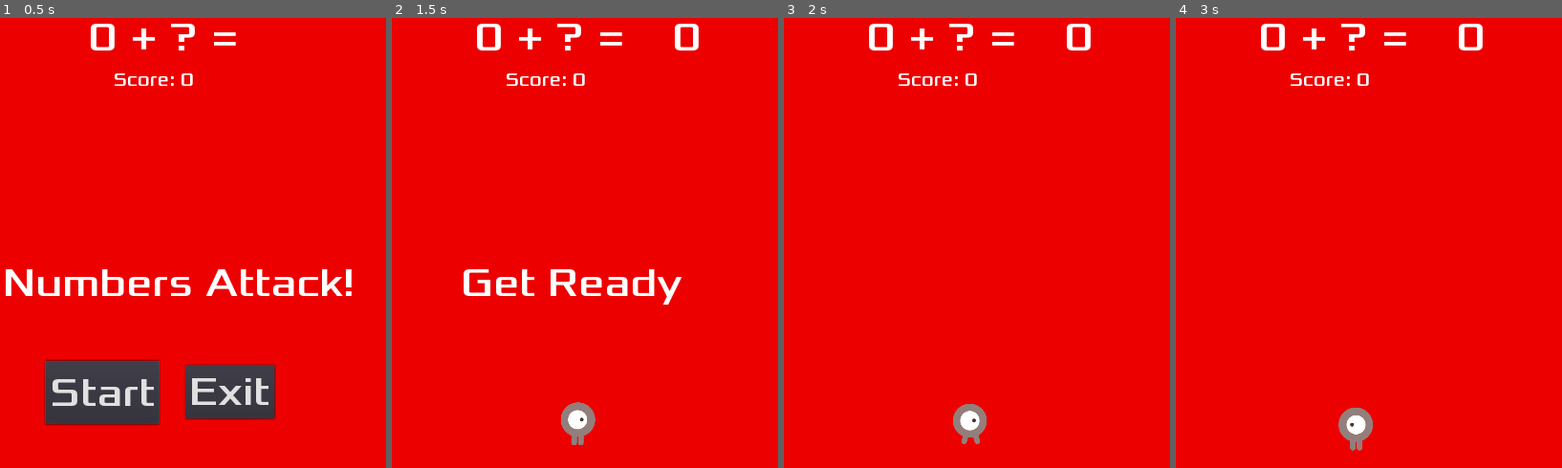
Above: before the commit, frames 1-4 (left to right).
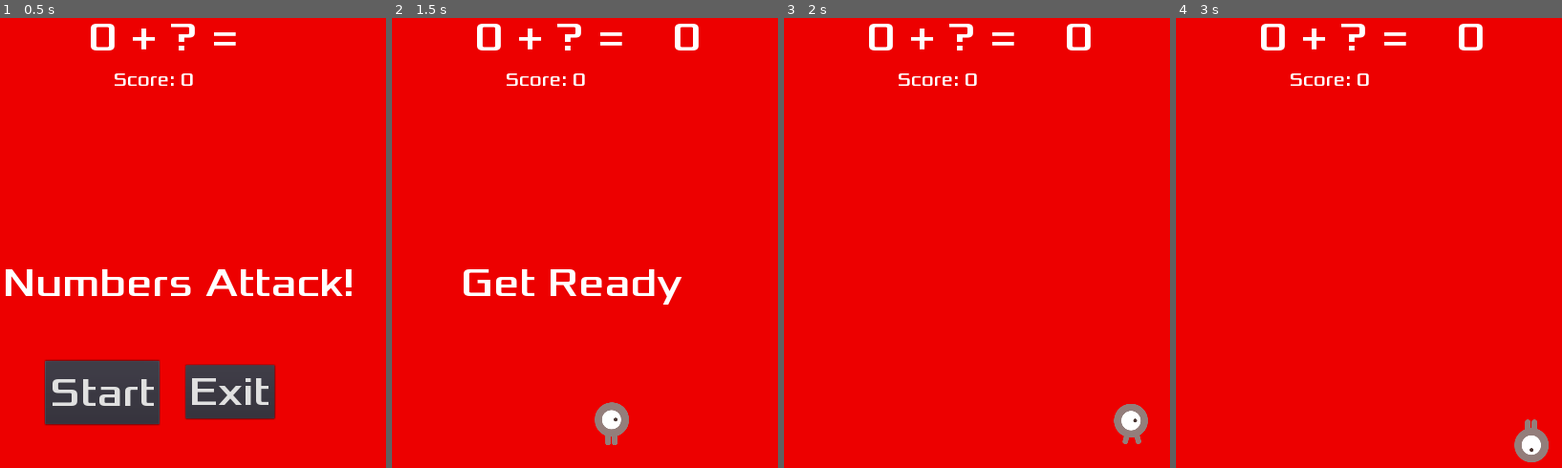
Above: after the commit, the same moments.

Repository: acs/numbers_attack
Game: Godot game, scene res://Main.tscn
The game is run twice, just before and just after one commit, with the same random seed, the same clock (stepped at 60 frames per second) and the same inputs.
Inputs (mouse positions are in pixels of both pictures, inside the frame that each line leads up to):
- Up to frame 1 (0.5 s): no input
- Up to frame 2 (1.5 s): click "Start" at 0.5 s; tap Enter at 1.25 s; move the mouse to (654, 355) at 1.27 s; hold Right (ui_right) from 1.28 s (still down); hold P from 1.28 s (still down); click (654, 355) at 1.42 s
- Up to frame 3 (2 s): keep holding Right (ui_right); keep holding P
- Up to frame 4 (3 s): move the mouse to (1249, 432) at 2.02 s; release Right (ui_right) at 2.03 s; release P at 2.03 s; hold Down (ui_down) 2.03-2.75 s; tap P at 2.1 s; click "Resume" at 2.75 s

Frame 1 is identical in both runs. In frame 2, 1.2% of the frame differs, in the area x 43-62%, y 85-95%; in frame 3, 1.2%; in frame 4, 1.2%, in the area x 42-97%, y 86-99%.

Commit message:
Disable mobile input support until it is done right

Diff:
--- a/Player.gd
+++ b/Player.gd
@@ -21,6 +21,7 @@
 	if event is InputEventScreenTouch and event.pressed:
 		target = event.position
 		mobile = true
+	mobile = false  # disable mobile support until it is done right
 
 func _process(delta):
 	if mobile:
